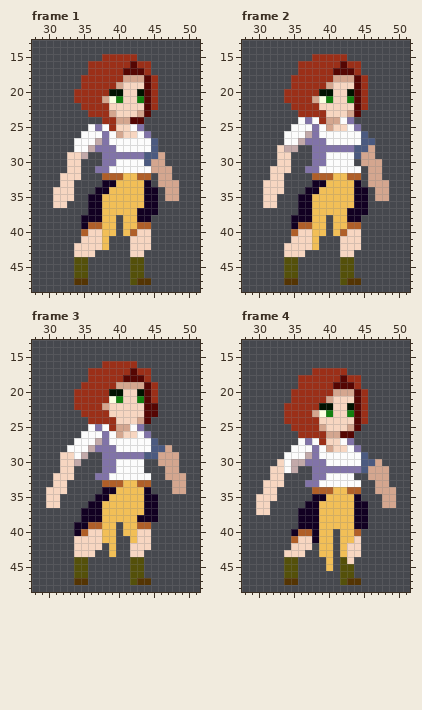
Pixel-art file: NeverShallWeDie/Assets/Sprites/Actors/NPCs/Crew/Shipwright.aseprite. Above is the file before it was changed.
80x64 pixels, 10 frames. Shown: frame 1: x 28..51, y 13..48; frame 2: x 28..51, y 13..48; frame 3: x 28..51, y 13..48; frame 4: x 28..51, y 13..48. The commit also changed other frames, which this record leaves out.
The result:
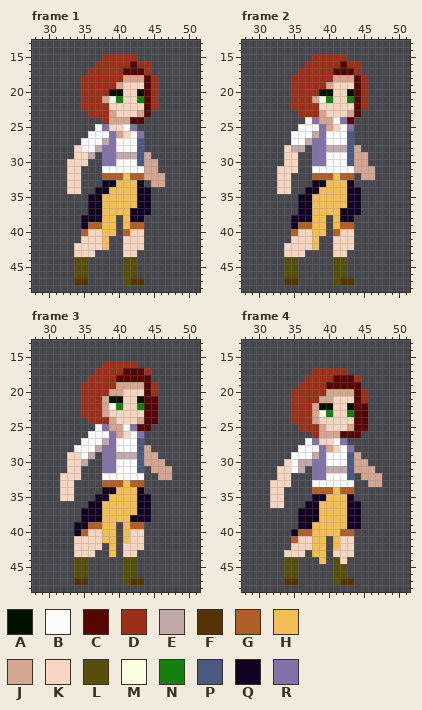
Palette (. is transparent): A #011200  B #fcfcfc  C #550603  D #9b2f18  E #c2a9a9  F #543403  G #b05f28  H #f2bf57  J #d4a68f  K #f7d6c1  L #54500a  M #fbffe2  N #138010  P #4b5a80  Q #120022  R #8173a8
Difference:
layer "Layer 1" added
--- frame 1, layers "Layer 1", "body", "leg"
@@ x 34..38 @@
 15 ....D
-16 ..DDD
+16 ...DD
 17 ..DDD
@@ x 28..51 @@
 19 .......DDDDDJKKKCD......
-20 ......DDDDDAAKKACD......
-21 ......DDDDJMNKKNCD......
+20 .......DDDDAAKKACD......
+21 .......DDDJMNKKNCD......
 22 .......DDDDKKKKKCD......
 23 ........DDDJKKKJC.......
-24 ..........DDJJCC........
-25 ........BRBDKKBR........
-26 .......BBBRBJKKBR.......
-27 ......BBBERBBBBBBP......
-28 ......BBERRRBBBBBP......
-29 .....KKE..RRRRRRPPJ.....
-30 .....KK...RRBBBBPJJ.....
-31 .....KK..RRBBBBBBJJJ....
-32 ....KKK...GGGHHGG.JJ....
-33 ....KK....QQHHHHQ.JJJ...
-34 ...KKK...QQHHHHHQQ.JJ...
-35 ...KKK..QQHHHHHHQQ.JJ...
-36 ...KK...QQHHHHHHQQ......
-37 ........QQHHHHHQQQ......
-38 .......QQQHH.HHQQ.......
-39 .......QGGHH.HHGG.......
-40 .......GKKHH.HGKK.......
-41 .......KKKH...KKK.......
-42 ......KKKKH...KKK.......
-43 ......KKK.....KK........
-44 ......LL......LL........
-45 ......LL......LL........
-46 ......LL......LL........
-47 ......FF......LFF.......
+24 ..........DJJJCC........
+25 .........BRKKBR.........
+26 ........BBBRJKBR........
+27 .......BBBERBBBP........
+28 ......KBBERRBBBP........
+29 ......KKE.RREEEPJ.......
+30 .....KKK..RRBBBPJJ......
+31 .....KK...BBBBBBJJ......
+32 .....KK...GGGHGGJJJ.....
+33 .....KK...QQHHHQ.JJ.....
+34 .....KK..QQHHHHQQ.......
+35 ........QQHHHHHQQ.......
+36 ........QQHHHHHQQ.......
+37 ........QQHHHHQQQ.......
+38 .......QQQHH.HQQ........
+39 .......QGGHH.HGG........
+40 .......GKKHH.GKK........
+41 .......KKKH..KKK........
+42 ......KKKKH..KKK........
+43 ......KKK....KK.........
+44 ......LL.....LL.........
+45 ......LL.....LL.........
+46 ......LL.....LL.........
+47 ......FF.....LFF........
 48 ........................
--- frame 2, layers "Layer 1", "body", "leg"
@@ x 34..38 @@
 15 ....D
-16 ..DDD
+16 ...DD
 17 ..DDD
@@ x 28..51 @@
 19 .......DDDDDJKKKCD......
-20 ......DDDDDAAKKACD......
-21 ......DDDDJMNKKNCD......
+20 .......DDDDAAKKACD......
+21 .......DDDJMNKKNCD......
 22 .......DDDDKKKKKCD......
-23 ........DDDDKKKJC.......
-24 ........BRBDJJBR........
-25 .......BBBRBJKKBR.......
-26 ......BBBERBBBBBBP......
-27 ......BBERRRBBBBBPP.....
-28 .....KEE..RRRRRRPPJ.....
-29 .....KK...RRBBBBPJJ.....
-30 .....KK...RRBBBB.JJJ....
-31 ....KKK..RRBBBBBB.JJ....
-32 ....KK....GGGHHGG.JJ....
-33 ...KKK....QQHHHHQ.JJJ...
-34 ...KKK...QQHHHHHQQ.JJ...
-35 ...KK...QQHHHHHHQQ.JJ...
-36 ...KK...QQHHHHHHQQ......
-37 ........QQHHHHHQQQ......
-38 .......QQQHH.HHQQ.......
-39 .......QGGHH.HHGG.......
-40 .......GKKHH.HGKK.......
-41 .......KKKH...KKK.......
-42 ......KKKKH...KKK.......
-43 ......KKK.....KK........
-44 ......LL......LL........
-45 ......LL......LL........
-46 ......LL......LL........
-47 ......FF......LFF.......
+23 ........DDDJKKKJC.......
+24 .........BRJJBRC........
+25 ........BBBRJKBR........
+26 .......BBBERBBBP........
+27 .......BBERRBBBP........
+28 ......KEE.RREEEPJ.......
+29 ......KK..RRBBBPJJ......
+30 ......KK..RRBBBPJJ......
+31 .....KKK..BBBBBBJJJ.....
+32 .....KK...GGGHGG.JJ.....
+33 .....KK...QQHHHQ........
+34 .....KK..QQHHHHQQ.......
+35 ........QQHHHHHQQ.......
+36 ........QQHHHHHQQ.......
+37 ........QQHHHHQQQ.......
+38 .......QQQHH.HQQ........
+39 .......QGGHH.HGG........
+40 .......GKKHH.GKK........
+41 .......KKKH..KKK........
+42 ......KKKKH..KKK........
+43 ......KKK....KK.........
+44 ......LL.....LL.........
+45 ......LL.....LL.........
+46 ......LL.....LL.........
+47 ......FF.....LFF........
 48 ........................
--- frame 3, layers "Layer 1", "body", "leg"
@@ x 28..51 @@
 16 ..........DDDDD.........
-17 ........DDDDDDCDD.......
-18 ........DDDDDCCCD.......
+17 .........DDDDCCCD.......
+18 ........DDDDCCCCC.......
 19 .......DDDDDJJJJCD......
-20 ......DDDDDAAKKACD......
-21 ......DDDDDMNKKNCD......
-22 ......DDDDJKKKKKCC......
-23 .......DDDDKKKKKCC......
-24 ........DDDDKKKJC.......
-25 ........BRBDJJBR........
-26 .......BBBRBJKKBR.......
-27 ......BBBERBBBBBBP......
-28 .....BBBERRRBBBBBPPJ....
-29 ....KKBE..RRRRRRPPJJJ...
-30 ....KKE...RRBBBB..JJJ...
-31 ....KK....RRBBBB...JJ...
-32 ...KKK...RRBBBBBB..JJJ..
-33 ...KK.....GGGHHGG...JJ..
-34 ..KKK.....QQHHHHQ...JJ..
-35 ..KK.....QQHHHHHQQ......
-36 ..KK....QQHHHHHHQQ......
-37 .......QQQHHHHHHQQ......
-38 .......QQQHHHHHQQQ......
-39 ......QQGGHH.HHGG.......
-40 ......QGKKHH.HHKK.......
-41 ......KKKKHH..HKK.......
-42 ......KKKK.H..KKK.......
-43 ......KKK..H..KK........
-44 ......LL......LL........
-45 ......LL......LL........
-46 ......LL......LL........
-47 ......FF......LFF.......
+20 .......DDDDJJKKKCD......
+21 .......DDDJAAKKACC......
+22 .......DDDJMNKKNCC......
+23 .......DDDJKKKKKCC......
+24 ........DDDJKKKJCC......
+25 .........BRJJBRCC.......
+26 ........BBBRJKBR........
+27 .......BBBERBBBP........
+28 ......BBBERRBBBPJ.......
+29 .....KKBE.RREEEPJJ......
+30 .....KKE..RRBBBPJJJ.....
+31 .....KK...RRBBBP.JJJ....
+32 ....KKK...BBBBBB..JJ....
+33 ....KK....GGGHGG........
+34 ....KK....QQHHHQ........
+35 ....KK...QQHHHHQQ.......
+36 ........QQHHHHHQQ.......
+37 .......QQQHHHHHQQ.......
+38 .......QQQHHHHQQQ.......
+39 ......QQGGHH.HGG........
+40 ......QGKKHH.HKK........
+41 ......KKKKHH.HKK........
+42 ......KKKK.H.KKK........
+43 ......KKK..H.KK.........
+44 ......LL.....LL.........
+45 ......LL.....LL.........
+46 ......LL.....LL.........
+47 ......FF.....LFF........
 48 ........................
--- frame 4, layers "Layer 1", "body", "leg"
@@ x 28..51 @@
 17 ..........DDDDD.........
-18 ........DDDDDDCDD.......
-19 ........DDDDDCCCD.......
-20 .......DDDDDDJJJCD......
-21 .......DDDDDJKKKCD......
-22 ......DDDDDAAKKACD......
-23 ......DDDDJMNKKNCD......
-24 ......DDDDDKKKKKCD......
-25 .......DDDDJKKKJC.......
-26 ........DDDDJJCC........
-27 ........BRBDKKBR........
-28 .......BBBRBJKKBR.......
-29 ......BBBERBBBBBBP......
-30 .....KBEERRRBBBBBPPJ....
-31 ....KKBE..RRRRRRRPJJJ...
-32 ....KK....RRBBBB..JJJ...
-33 ...KKK...RRBBBBBB..JJ...
-34 ...KK.....GGGHHGG..JJJ..
-35 ..KKK.....QQHHHHQ...JJ..
-36 ..KK.....QQHHHHHQQ..JJ..
-37 ..KK....QQQHHHHHQQ......
-38 ........QQQHHHHHQQ......
-39 ........QQQHHHHHQQ......
-40 .......QGGQHH.HHG.......
-41 .......GKKQHH.HHK.......
-42 .......KKK.HH.HKK.......
-43 ......KKK..HH.HKK.......
-44 ......LL....H.LK........
-45 ......LL....H.LL........
-46 ......LL......LL........
-47 ......FF......LFF.......
+18 .........DDDDCCCD.......
+19 ........DDDDCCCCC.......
+20 .......DDDDDJJJJCD......
+21 .......DDDDJJKKKCD......
+22 .......DDDJAAKKACC......
+23 .......DDDJMNKKNCC......
+24 .......DDDJKKKKKCC......
+25 ........DDDJKKKJCC......
+26 ..........DJJJCCC.......
+27 .........BRKKBR.........
+28 ........BBBRJKBR........
+29 .......BBBERBBBPJ.......
+30 ......KBEERRBBBPJJ......
+31 .....KKBE.RREEEPJJJ.....
+32 .....KK...RRBBBP.JJJ....
+33 ....KKK...BBBBBB..JJ....
+34 ....KK....GGGHGG........
+35 ....KK....QQHHHQ........
+36 ....KK...QQHHHHQQ.......
+37 ........QQQHHHHQQ.......
+38 ........QQQHHHHQQ.......
+39 ........QQHHHHHQQ.......
+40 .......QGGHHHHGG........
+41 .......GKKHH.HKK........
+42 .......KKKHH.HKK........
+43 ......KKK.HH.KKK........
+44 ......LL...H.LK.........
+45 ......LL.....LL.........
+46 ......LL.....LL.........
+47 ......FF.....LFF........
 48 ........................
